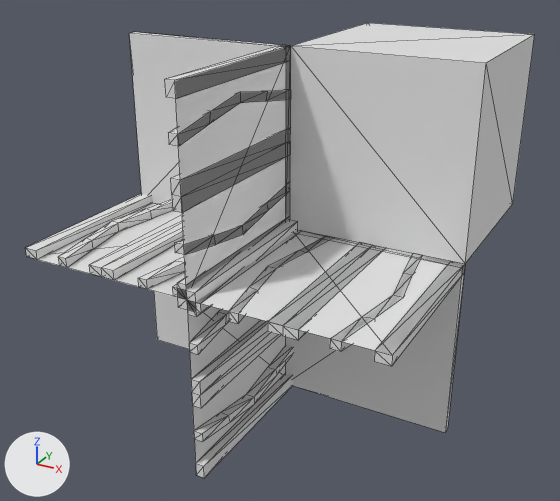
The OBJ model Data/bmc/tiles/t_159.obj, before and after one commit.
Both versions are drawn from a 50 mm camera at (0.95, -1.785, 0.817) aimed at (-0.012, -0.036, -0.058). Arrows for +X, +Y and +Z are at lower left; the lights stay in place. Mesh edges are drawn as thin lines. Where no turn or scale is listed for an object, it has been applied to the vertices.

In view in the first picture: 't_159'.
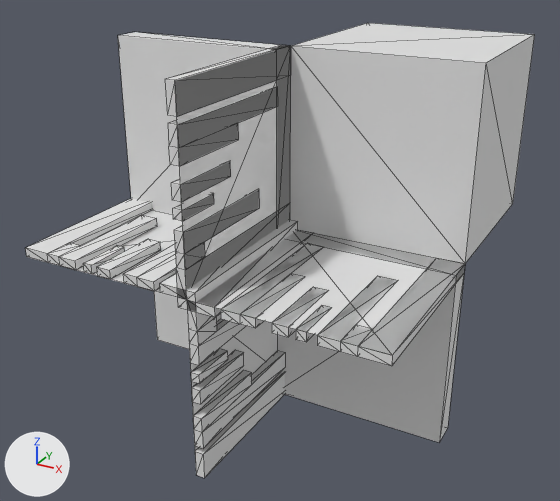
Boxes [x1, y1, x2, y2] around the edits, measured in the pictures (560 x 501 px; the box of a moved part takes in the faces that stretch with it):
part 1 of me_t_159, added
    after: [171, 161, 231, 202]
part 2 of me_t_159, added
    after: [191, 348, 228, 384]
part 3 of me_t_159, added
    after: [173, 194, 214, 221]
part 4 of me_t_159, added
    after: [192, 350, 244, 404]
part 5 of me_t_159, added
    after: [296, 305, 331, 342]
part 6 of me_t_159, added
    after: [83, 245, 125, 274]
part 7 of me_t_159, added
    after: [272, 287, 327, 337]
part 8 of me_t_159, added
    after: [97, 239, 161, 279]
part 9 of me_t_159, rebuilt (7% narrower)
    before: [194, 346, 293, 442]
    after: [193, 351, 285, 448]
part 10 of me_t_159, rebuilt
    before: [229, 237, 334, 323]
    after: [221, 243, 324, 328]
part 11 of me_t_159, rebuilt (10% narrower, 40% taller)
    before: [168, 90, 291, 146]
    after: [168, 87, 278, 166]
part 12 of me_t_159, rebuilt
    before: [138, 257, 185, 289]
    after: [124, 244, 176, 291]
part 13 of me_t_159, deleted
    before: [268, 243, 385, 340]
part 14 of me_t_159, deleted
    before: [191, 320, 280, 408]
part 15 of me_t_159, deleted
    before: [171, 128, 291, 213]
part 16 of me_t_159, deleted
    before: [89, 215, 184, 280]
part 17 of me_t_159, moved or reshaped
    both: [25, 32, 465, 478]

What changed in the scene script:
```text
Change me_t_159:
    used by ob_t_159; location = (0.0, 0.0, 0.0)
    remove me_t_159.from_pydata(...)  # 280 vertices, 532 faces; spans x -0.5..0.5, y -0.5..0.5, z -0.5..0.5
    add me_t_159.from_pydata(...)  # 240 vertices, 432 faces; spans x -0.5..0.5, y -0.5..0.5, z -0.5..0.5
    me_t_159 part 1: a new loose piece, a box spanning x -0.025..0.0, y -0.5..-0.3, z 0.237..0.277
    me_t_159 part 2: a new loose piece, a box spanning x 0.0..0.025, y -0.5..-0.374, z -0.218..-0.193
    me_t_159 part 3: a new loose piece, a box spanning x -0.025..0.0, y -0.5..-0.374, z 0.193..0.218
    me_t_159 part 4: a new loose piece, a box spanning x 0.0..0.025, y -0.5..-0.3, z -0.277..-0.237
    me_t_159 part 5: a new loose piece, a box spanning x 0.282..0.307, y -0.5..-0.374, z -0.025..0.0
    me_t_159 part 6: a new loose piece, a box spanning x -0.307..-0.282, y -0.5..-0.374, z 0.0..0.025
    me_t_159 part 7: a new loose piece, a box spanning x 0.223..0.263, y -0.5..-0.3, z -0.025..0.0
    me_t_159 part 8: a new loose piece, a box spanning x -0.263..-0.223, y -0.5..-0.3, z 0.0..0.025
    me_t_159 part 9: the loose piece of 20 vertices spanning x 0.0..0.025, y -0.5..0.0, z -0.429..-0.362 is rebuilt with 14 vertices and now spans x 0.0..0.025, y -0.5..-0.071, z -0.408..-0.318
    me_t_159 part 10: the loose piece of 20 vertices spanning x 0.071..0.138, y -0.5..0.0, z -0.025..0.0 is rebuilt with 14 vertices and now spans x 0.092..0.182, y -0.5..-0.071, z -0.025..0.0
    me_t_159 part 11: the loose piece of 20 vertices spanning x -0.025..0.0, y -0.5..0.0, z 0.363..0.429 is rebuilt with 14 vertices and now spans x -0.025..0.0, y -0.5..-0.071, z 0.318..0.408
    me_t_159 part 12: the loose piece of 20 vertices spanning x -0.138..-0.071, y -0.5..0.0, z 0.0..0.025 is rebuilt with 14 vertices and now spans x -0.182..-0.092, y -0.5..-0.071, z 0.0..0.025
    me_t_159 part 13: the loose piece of 12 vertices spanning x 0.213..0.287, y -0.5..0.0, z -0.025..0.0 is deleted
    me_t_159 part 14: the loose piece of 12 vertices spanning x 0.0..0.025, y -0.5..0.0, z -0.287..-0.212 is deleted
    me_t_159 part 15: the loose piece of 12 vertices spanning x -0.025..0.0, y -0.5..0.0, z 0.213..0.288 is deleted
    me_t_159 part 16: the loose piece of 12 vertices spanning x -0.287..-0.213, y -0.5..0.0, z 0.0..0.025 is deleted
    me_t_159 part 17: 119 vertices removed from x -0.5..0.5, y -0.5..0.0, z -0.5..0.5; 87 vertices added at x -0.5..0.5, y -0.5..0.0, z -0.5..0.5
```
